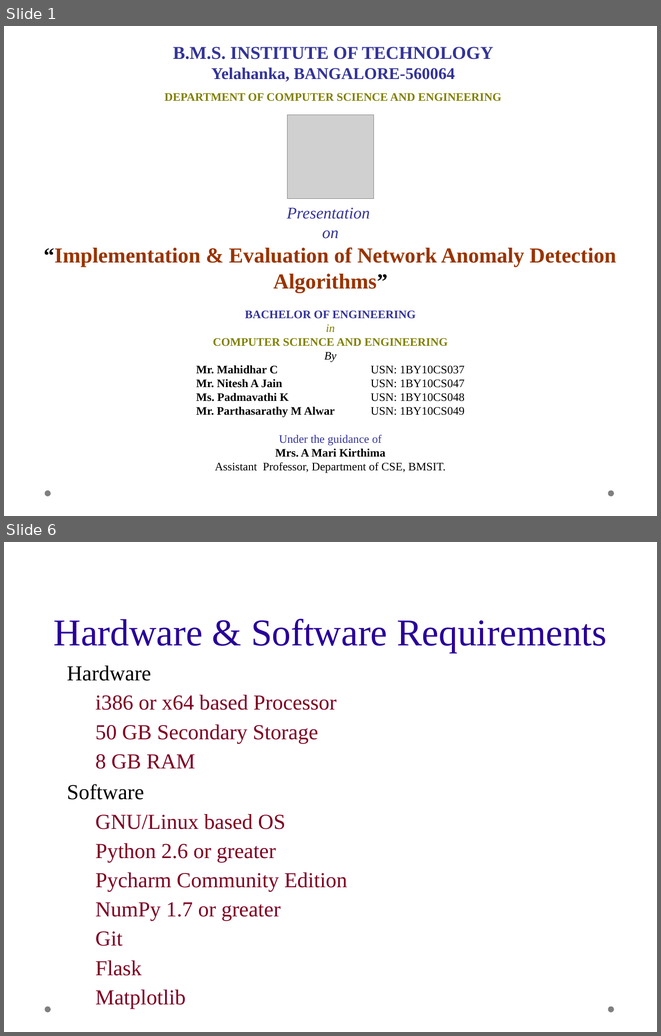
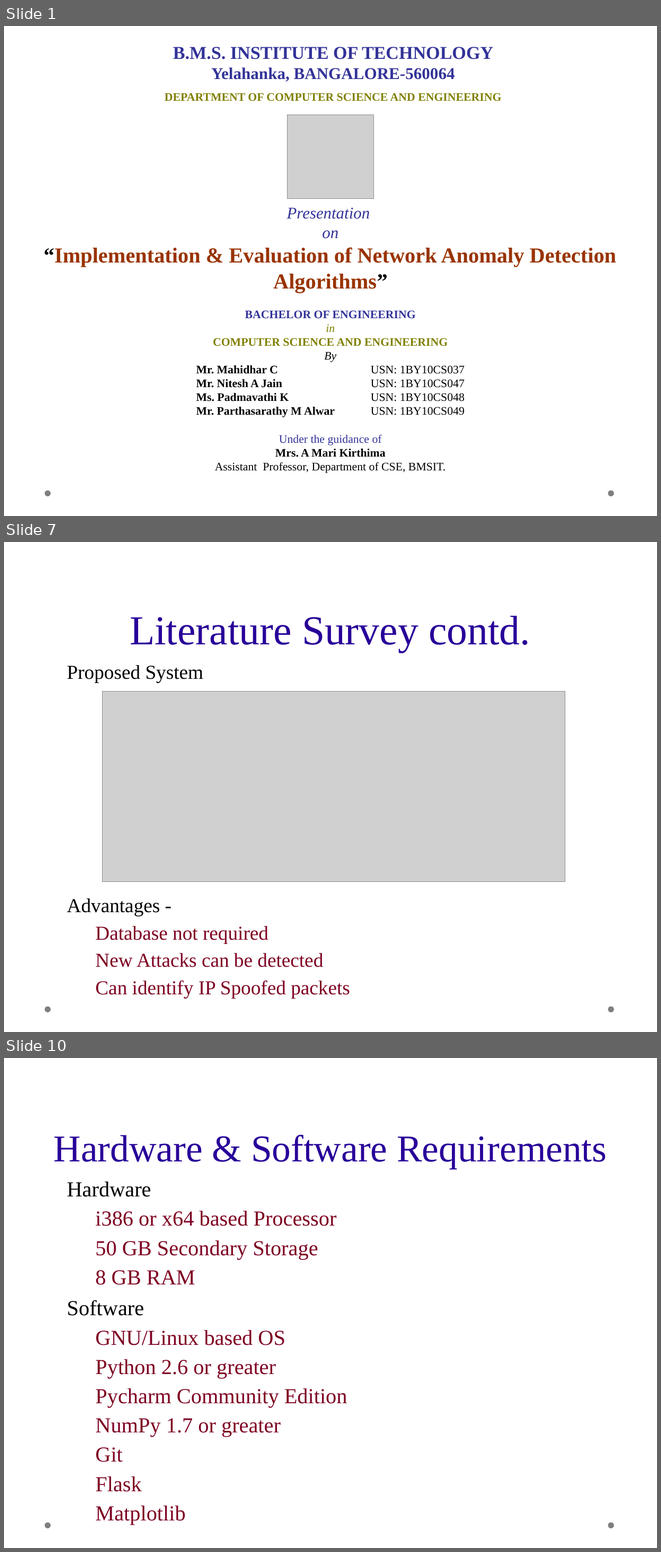
Before and after one commit to mahidharc/drdo.ids, a slide deck: presentation.odp. Shown one above the other, each under a label of ours: slides 1 and 6 before the commit, slides 1, 7 and 10 after it; the slides between them are not shown. The pictures are 661x1036 and 661x1552 pixels, drawn with LibreOffice and Linux fonts; fonts in the diff are those of the drawing; grey boxes stand for pictures; background and template pictures are left out. Boxes give left, top, right and bottom in pixels: in the first picture for what was removed or moved away, otherwise in the second. Text is boxed around its words. In the diff, an @@ line names an element or a change of style, - is before the commit and + after.

```diff
--- a/presentation.odp
+++ b/presentation.odp
@@ slide 7 added at bbox=[4, 542, 657, 1032], background picture (left out); not listed: 2 template elements that a slide beside it also shows @@
@@ title added at bbox=[130, 616, 530, 653], 50 pt, text #280099 @@
+Literature Survey contd.
@@ text added at bbox=[67, 665, 350, 998], 24.1 pt, text #7E0021 @@
+◆ Proposed System
+◆ Advantages -
+  ➢ Database not required
+  ➢ New Attacks can be detected
+  ➢ Can identify IP Spoofed packets
@@ picture added at bbox=[103, 691, 565, 882] @@
@@ what was slide 6 is now slide 10 @@
```
Also in this commit, not shown: 4 slides changed, 16 other slides added, 3 slides removed.
